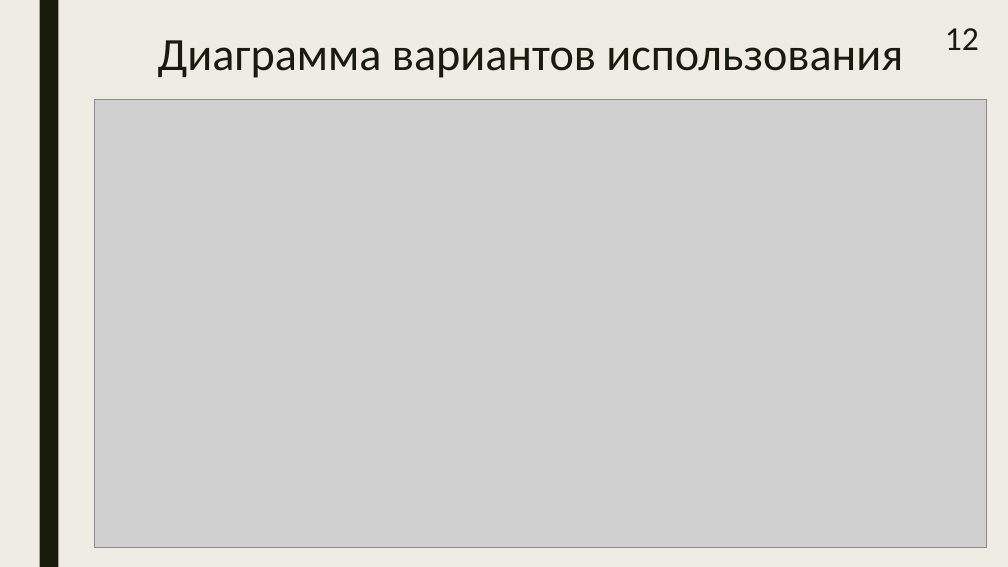
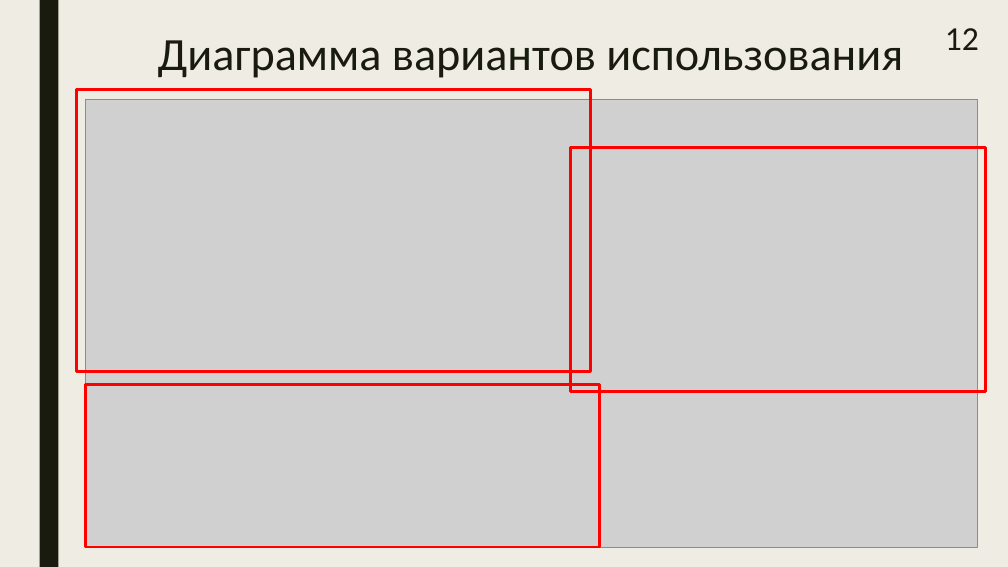
Before and after one commit to samarsky-canary/dragon, a slide deck: slide 12 of dizdocs/dipl_practise.pptx. Drawn at 1008x567 pixels with LibreOffice and Linux fonts; fonts in the diff are those of the drawing; grey boxes stand for pictures. Boxes give left, top, right and bottom in pixels: in the first picture for what was removed or moved away, otherwise in the second. Text is boxed around its words. In the diff, an @@ line names an element or a change of style, - is before the commit and + after.

```diff
--- a/dizdocs/dipl_practise.pptx
+++ b/dizdocs/dipl_practise.pptx
@@ rectangle added at <box>76,90,591,372</box>, outline #FF0000 2.75 pt @@
@@ picture: place and size @@
-picture at <box>95,99,987,547</box>
+picture at <box>85,99,978,547</box>
@@ rectangle added at <box>570,147,986,391</box>, outline #FF0000 2.75 pt @@
@@ rectangle added at <box>85,385,600,547</box>, outline #FF0000 2.75 pt @@
```
Also in this commit, not shown: 5 other slides changed.
